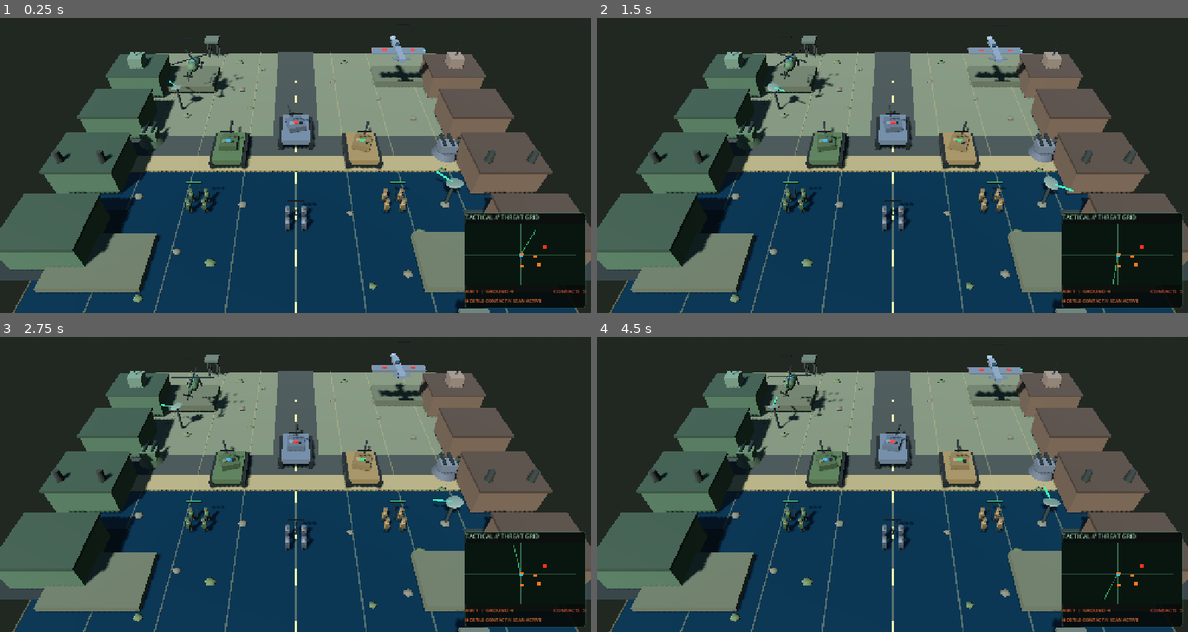
Above: before the commit, frames 1-4 (two rows, left to right).
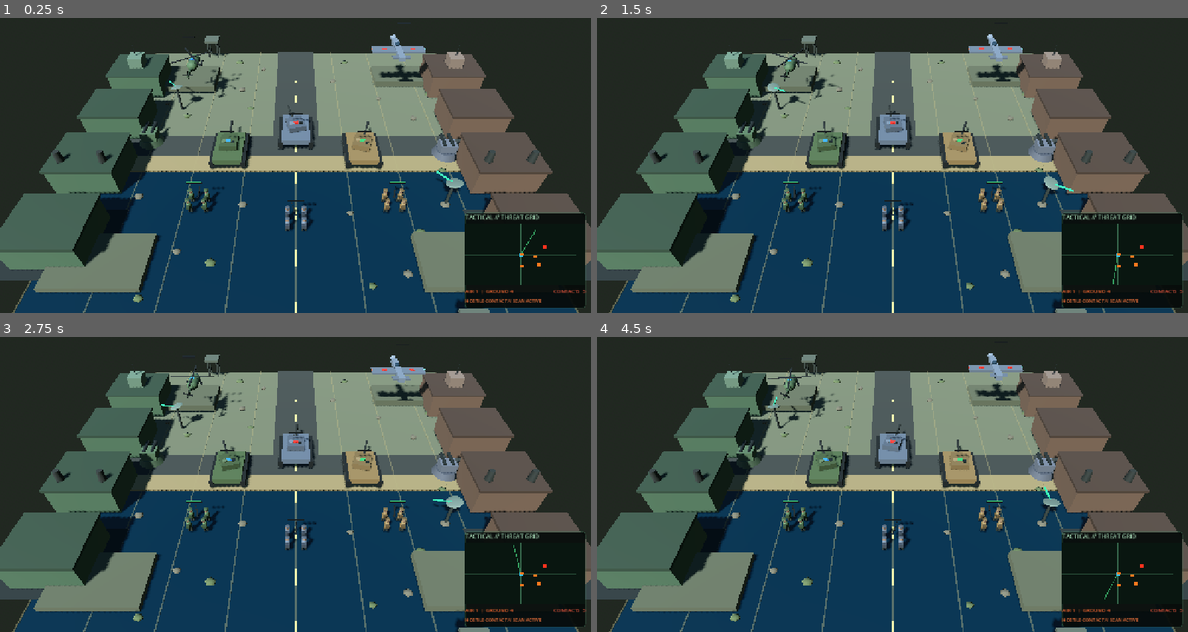
Above: after the commit, the same moments.

Repository: Jamalalbaroty/storm-generals-mobil
Game: Godot game, scene res://prototype_3d/battlefield_3d.tscn
Same seed, same stepped clock (60 frames per second), same inputs: the game is played once before the commit and once after it. This scene is started directly instead of the project's main scene.
Inputs (mouse positions are in pixels of both pictures, inside the frame that each line leads up to):
- Up to frame 1 (0.25 s): no input
- Up to frame 2 (1.5 s): move the mouse to (1022, 130) at 0.52 s; click (1022, 130) at 0.67 s; drag from (774, 162) to (862, 212) at 1.27 s
- Up to frame 3 (2.75 s): move the mouse to (354, 393) at 2.02 s; click (354, 393) at 2.17 s
- Up to frame 4 (4.5 s): drag from (862, 531) to (715, 416) at 2.77 s; move the mouse to (1069, 516) at 3.52 s; click (1069, 516) at 3.67 s; drag from (715, 416) to (803, 384) at 4.27 s

The runs differ from the first frame. In frame 1, 0.4% of the frame differs, in the area x 29-73%, y 5-27%; in frame 2, 0.5%; in frame 3, 0.6%; in frame 4, 0.6%, in the area x 28-73%, y 5-27%.

Commit message:
Fit group movement formations within arena bounds

Diff:
--- a/prototype_3d/battlefield_3d.gd
+++ b/prototype_3d/battlefield_3d.gd
@@ -2256,13 +2256,35 @@
 			else:
 				forward = forward.normalized()
 			var formation_spacing := _group_formation_spacing(valid_units)
+			var formation_offsets: Array[Vector3] = []
+			for index in range(valid_units.size()):
+				formation_offsets.append(_group_formation_offset(index, valid_units.size(), forward, formation_spacing))
+			var formation_destination := _fit_group_formation_to_arena(selected_destination, formation_offsets)
 			for index in range(valid_units.size()):
 				var friendly := valid_units[index]
-				var offset := _group_formation_offset(index, valid_units.size(), forward, formation_spacing)
-				gameplay_order_issued.emit(str(friendly.get_meta("source_unit_key", "")), "move", selected_destination + offset, "")
+				gameplay_order_issued.emit(str(friendly.get_meta("source_unit_key", "")), "move", formation_destination + formation_offsets[index], "")
 	has_selected_destination = true
 	order_marker.position = selected_destination + Vector3.UP * 0.04
 	order_marker.visible = true
+
+
+
+func _fit_group_formation_to_arena(destination: Vector3, offsets: Array[Vector3]) -> Vector3:
+	# Shift the whole formation near arena edges instead of clipping individual unit destinations.
+	var limit := ARENA_SIZE * 0.42
+	var min_x := 0.0
+	var max_x := 0.0
+	var min_z := 0.0
+	var max_z := 0.0
+	for offset in offsets:
+		min_x = minf(min_x, offset.x)
+		max_x = maxf(max_x, offset.x)
+		min_z = minf(min_z, offset.z)
+		max_z = maxf(max_z, offset.z)
+	var fitted := destination
+	fitted.x = clampf(fitted.x, -limit - min_x, limit - max_x)
+	fitted.z = clampf(fitted.z, -limit - min_z, limit - max_z)
+	return fitted
 
 
 func _group_formation_spacing(units: Array[Node3D]) -> float:
